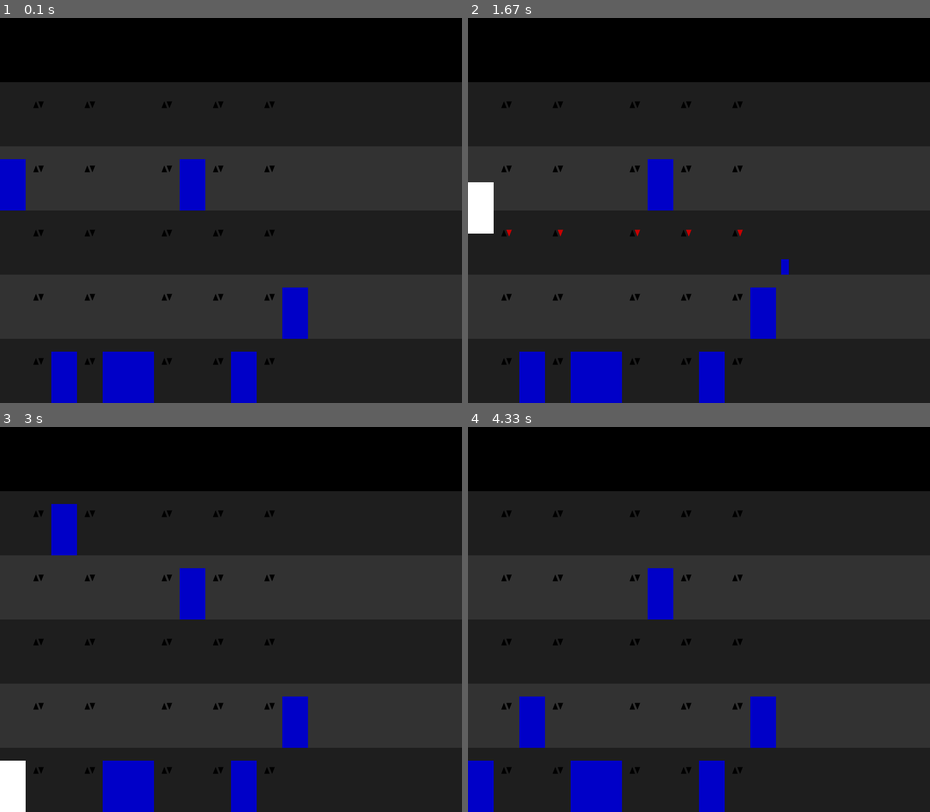
Above: before the commit, frames 1-4 (two rows, left to right).
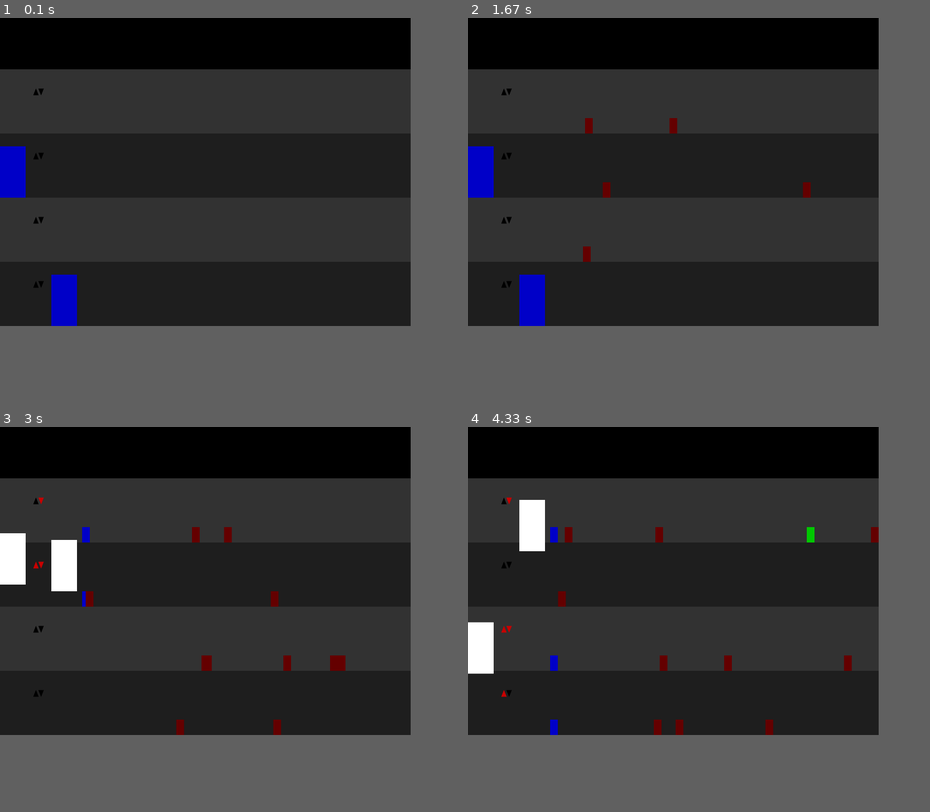
Above: after the commit, the same moments.

Repository: niklasdhein/EiP-Praktium-Aufzugssimulation
Game: pygame game, started from simulation.py
Two runs of this game, one before a commit and one after it. Both use one fixed random seed, a clock stepped at 60 frames per second and the inputs below.
Inputs:
- Up to frame 1 (0.1 s): no input
- Up to frame 2 (1.67 s): no input
- Up to frame 3 (3 s): no input
- Up to frame 4 (4.33 s): no input
In our replay, the window is 900x750 before the commit and 800x600 after it. These sizes can differ from the game's own. Grey fills any space a smaller window leaves; there, only what the larger window draws over its background counts as a difference.

The runs differ from the first frame. In frame 1, 11% of the frame differs, in the area x 0-100%, y 0-100%; in frame 2, 12%; in frame 3, 13%; in frame 4, 13%.

Commit message:
'bug' registriert, dass sich aufzüge bei zu hoher framerate nicht bewegen, weil die steps zu klein für pygame werden, oder so. globale framerate variable in simulation.py. speed_multiplier wird jetzt beim spawnen von passengers berücksichtigt

Diff:
--- a/elevator.py
+++ b/elevator.py
@@ -10,7 +10,7 @@
     mode: str) -> None:
         self.elevator_controller = elevator_controller  # parent controller
         self.capacity = capacity    # capacity in kg
-        self.speed = speed if self.capacity <= 1000 else speed / 2
+        self.speed = speed if self.capacity <= 1000 else speed // 2
         self.mode = mode
 
         self.width = 100 if self.capacity <= 1000 else 200
@@ -114,6 +114,7 @@
             self.add_random_level_to_queue()
 
     def move(self, dt: float) -> None:
+        # print(f"moving by {self.direction * self.speed * dt}")
         self.graphics.y += self.direction * self.speed * dt
 
     def has_arrived_at_target(self) -> bool:
@@ -133,6 +134,8 @@
                 self.handle_arrival_at_target()
 
         # pick a target on your own if algorithm mode is disabled
+        # when algorithm mode is enabled targets will get sent by the controller
+        # and set by passengers
         elif self.mode != "algorithm":
             if self.mode == "random":
                 self.add_random_level_to_queue()
--- a/elevator_controller.py
+++ b/elevator_controller.py
@@ -60,7 +60,7 @@
 
             # instantiate the elevator
             random_elevator = Elevator(elevator_controller=self,
-            speed=100*speed_multiplier,
+            speed=100*speed_multiplier,     # if the speed is too slow and framerate too high the steps get too small for pygame to handle. be careful
             capacity=capacity,
             mode=elevator_mode
             )
--- a/simulation.py
+++ b/simulation.py
@@ -9,17 +9,24 @@
 from building import Building
 
 
+# === vars ===
+
+width = 1600
+height = 1200
+target_framerate = 60
+
+
 # === simulation method(s) ===
 
 def start_simulation(
-    elevator_count: int=6,
-    level_count: int=5,
+    elevator_count: int=2,
+    level_count: int=4,
     big_elevator_spawn_probability: float=0.3,
     elevator_mode: str="algorithm",     # algorithm, random, pingpong
-    passenger_spawn_chance: float=5,    # probability / second
+    passenger_spawn_chance: float=1,    # probability / second
     passenger_patience: int=25,         # seconds
-    speed_multiplier: int=100,
-    simulation_time: int=1000           #seconds
+    speed_multiplier: int=5,
+    simulation_time: int=60           #seconds
     ) -> None:
 
     # == pre sim stuff ==
@@ -53,7 +60,7 @@
     time_elapsed = 0
     while running:
         # calculates delta time
-        dt = clock.tick(60) / 1000.0
+        dt = clock.tick(target_framerate) / 1000.0
         # print(f"FPS: {1/dt}")
 
         # exit when closing the window
@@ -68,7 +75,7 @@
         # === calculations ===
 
         # spawn passengers
-        if random.random() <= passenger_spawn_chance * dt:
+        if random.random() <= passenger_spawn_chance * speed_multiplier * dt:
             random_start_level = building.levels[random.randint(0, building.level_count-1)]
             random_target_level = random_start_level
             while random_target_level == random_start_level:
@@ -144,12 +151,6 @@
     pygame.quit()
 
 
-# === vars ===
-
-width = 1800
-height = 1500
-
-
 # check if running as main
 if __name__ == "__main__":
     start_simulation()
